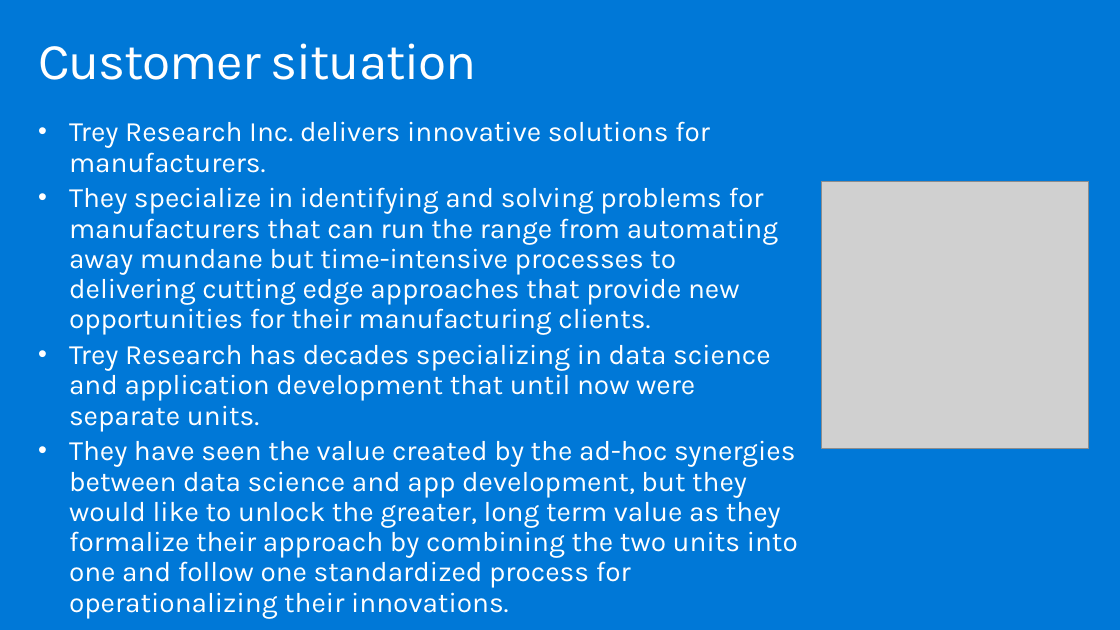
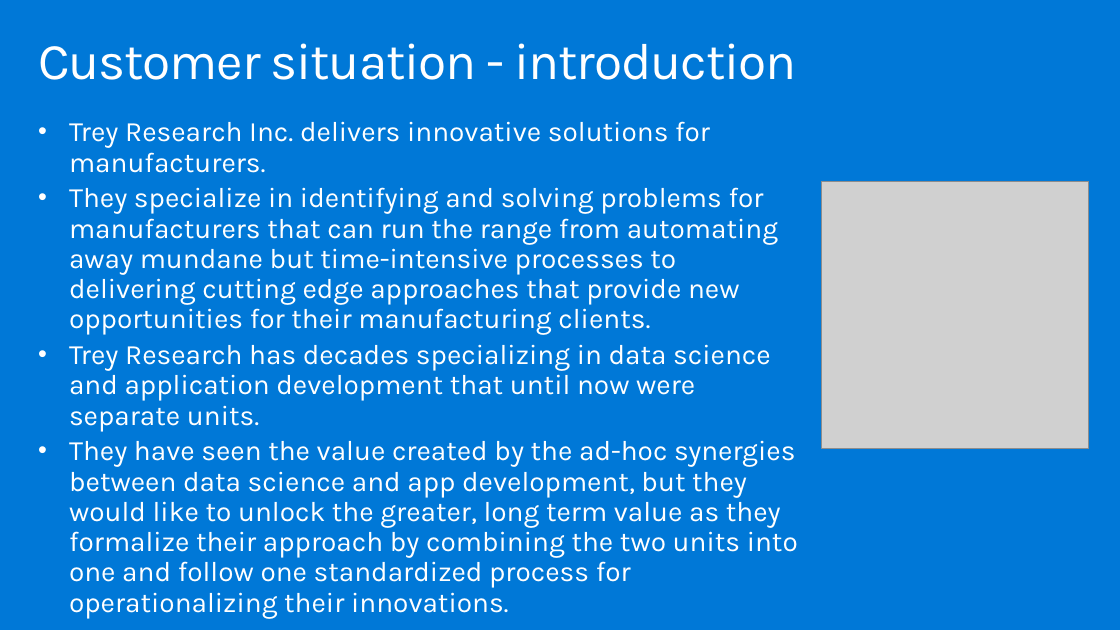
Before and after one commit to tiagoh/MCW-ML-Ops-1Day, a slide deck: slide 4 of Whiteboard design session/WDS trainer presentation - MLOps.pptx. Drawn at 1120x630 pixels with LibreOffice and Linux fonts; fonts in the diff are those of the drawing; grey boxes stand for pictures. Boxes give left, top, right and bottom in pixels: in the first picture for what was removed or moved away, otherwise in the second. Text is boxed around its words. In the diff, an @@ line names an element or a change of style, - is before the commit and + after.

```diff
--- a/Whiteboard design session/WDS trainer presentation - MLOps.pptx
+++ b/Whiteboard design session/WDS trainer presentation - MLOps.pptx
@@ title at <box>38,43,797,80</box>: text changed @@
-Customer situation
+Customer situation - introduction
```
Also in this commit, not shown: 18 other slides changed, 1 other file.
